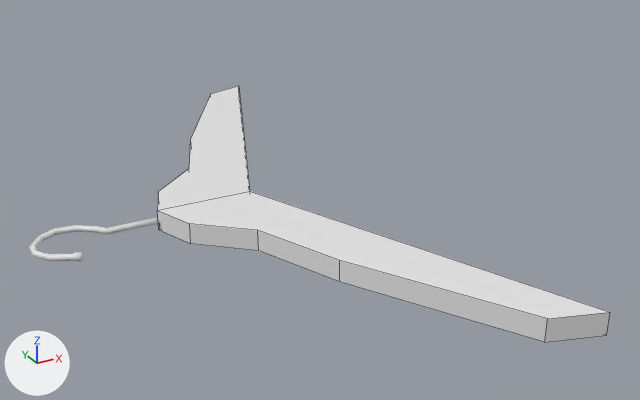
What one commit did to the FBX model Assets/models/hanger.fbx.
The view is the same before and after, from a camera (50 mm lens) standing at (-8.9, -22.4, 10.7) and looking at (2.5, -1.6, 0.3). The lights are fixed; the arrows at lower left show +X, +Y and +Z. Mesh edges are drawn as thin lines on the coarser meshes.
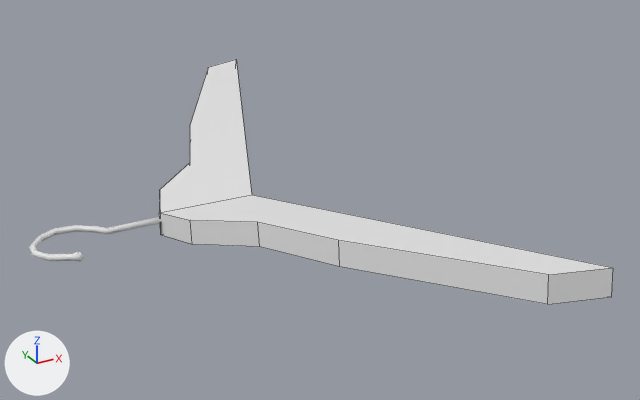
The change, as JSON lines over the scene's bpy script:
```json
{"block": "me_cube_001", "where": "me_cube_001.from_pydata(...)  # 24 vertices, 16 faces; spans x -1.9..5.2, y -10.3..10.3, z -0.3..0.3"}
{"block": "me_cube_001", "where": "# used by ob_cube; location = (0.0, 0.0, 0.0)"}
{"block": "me_cube_001", "change": "me_cube_001 part 1"}
{"op": "set", "path": "me_cube_001.vertices[0].co", "old": "(3.8, 9.8, -0.3)", "new": "(3.7, 9.9, 0.7)"}
{"op": "set", "path": "me_cube_001.vertices[1].co", "old": "(3.8, 9.8, 0.3)", "new": "(3.7, 9.8, 1.4)", "note": "pixel (210, 93) -> pixel (208, 67)"}
{"op": "set", "path": "me_cube_001.vertices[2].co", "old": "(5.2, 10.3, -0.3)", "new": "(5.1, 10.4, 0.8)", "note": "pixel (239, 100) -> not seen"}
{"op": "set", "path": "me_cube_001.vertices[3].co", "old": "(5.2, 10.3, 0.3)", "new": "(5.1, 10.3, 1.5)", "note": "pixel (238, 85) -> pixel (236, 59)"}
{"op": "set", "path": "me_cube_001.vertices[4].co", "old": "(1.1, 5.1, 0.3)", "new": "(1.1, 5.1, 0.9)", "note": "pixel (190, 139) -> pixel (189, 125)"}
{"op": "set", "path": "me_cube_001.vertices[5].co", "old": "(1.1, 5.1, -0.3)", "new": "(1.1, 5.2, 0.2)", "note": "not seen -> pixel (189, 143)"}
{"op": "set", "path": "me_cube_001.vertices[6].co", "old": "(0.1, 2.6, -0.3)", "new": "(0.1, 2.6, -0.2)"}
{"op": "set", "path": "me_cube_001.vertices[7].co", "old": "(0.1, 2.6, 0.3)", "new": "(0.1, 2.5, 0.5)", "note": "pixel (188, 168) -> pixel (189, 162)"}
{"op": "set", "path": "me_cube_001.vertices[9].co", "old": "(-1.4, 1.3, 0.3)", "new": "(-1.4, 1.2, 0.4)", "note": "pixel (158, 191) -> pixel (159, 189)"}
{"op": "set", "path": "me_cube_001.vertices[10].co", "old": "(-1.9, 0.0, -0.3)", "new": "(-1.8, 0.0, -0.5)", "note": "pixel (158, 229) -> pixel (160, 234)"}
{"op": "set", "path": "me_cube_001.vertices[11].co", "old": "(-1.9, 0.0, 0.3)", "new": "(-1.8, 0.0, 0.2)", "note": "pixel (157, 210) -> pixel (159, 212)"}
{"op": "set", "path": "me_cube_001.vertices[12].co", "old": "(3.8, -9.8, -0.3)", "new": "(3.7, -9.9, 0.7)", "note": "pixel (544, 342) -> pixel (547, 304)"}
{"op": "set", "path": "me_cube_001.vertices[13].co", "old": "(3.8, -9.8, 0.3)", "new": "(3.7, -9.8, 1.4)", "note": "pixel (547, 318) -> pixel (548, 274)"}
{"op": "set", "path": "me_cube_001.vertices[14].co", "old": "(1.0, 0.0, -0.3)", "new": "(1.0, 0.0, -0.5)"}
{"op": "set", "path": "me_cube_001.vertices[15].co", "old": "(1.0, 0.0, 0.3)", "new": "(1.1, 0.0, 0.2)", "note": "pixel (249, 191) -> pixel (251, 194)"}
{"op": "set", "path": "me_cube_001.vertices[16].co", "old": "(5.2, -10.3, -0.3)", "new": "(5.1, -10.4, 0.8)", "note": "pixel (606, 335) -> pixel (611, 296)"}
{"op": "set", "path": "me_cube_001.vertices[17].co", "old": "(5.2, -10.3, 0.3)", "new": "(5.1, -10.3, 1.5)", "note": "pixel (610, 312) -> pixel (613, 267)"}
{"op": "set", "path": "me_cube_001.vertices[18].co", "old": "(1.1, -5.1, 0.3)", "new": "(1.1, -5.1, 0.9)", "note": "pixel (339, 260) -> pixel (338, 240)"}
{"op": "set", "path": "me_cube_001.vertices[19].co", "old": "(1.1, -5.1, -0.3)", "new": "(1.1, -5.2, 0.2)", "note": "pixel (339, 281) -> pixel (339, 266)"}
{"op": "set", "path": "me_cube_001.vertices[20].co", "old": "(0.1, -2.6, -0.3)", "new": "(0.1, -2.6, -0.2)", "note": "pixel (258, 250) -> pixel (259, 246)"}
{"op": "set", "path": "me_cube_001.vertices[21].co", "old": "(0.1, -2.6, 0.3)", "new": "(0.1, -2.5, 0.5)", "note": "pixel (257, 230) -> pixel (257, 222)"}
{"op": "set", "path": "me_cube_001.vertices[23].co", "old": "(-1.4, -1.3, 0.3)", "new": "(-1.4, -1.2, 0.4)", "note": "pixel (189, 223) -> pixel (190, 220)"}
```

Changed parts and their boxes (x1, y1, x2, y2) in the pictures (640 x 400 px):
```json
{"object": "Cube", "change": "reshaped", "before": [157, 86, 610, 342], "after": [159, 60, 613, 304]}
```
